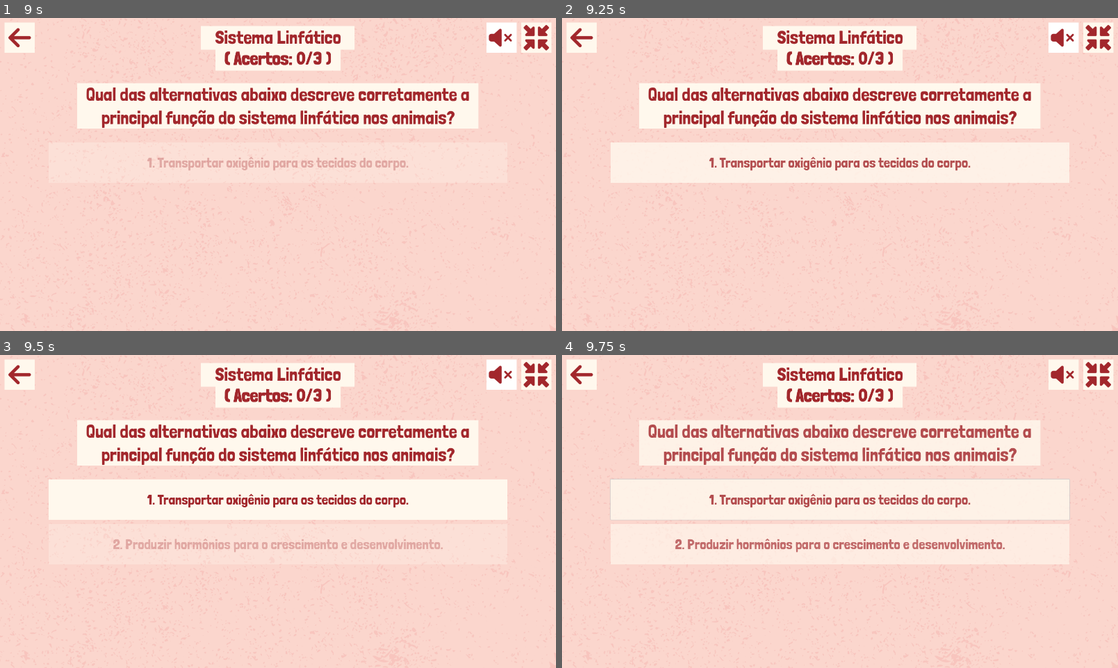
Above: before the commit, frames 1-4 (two rows, left to right).
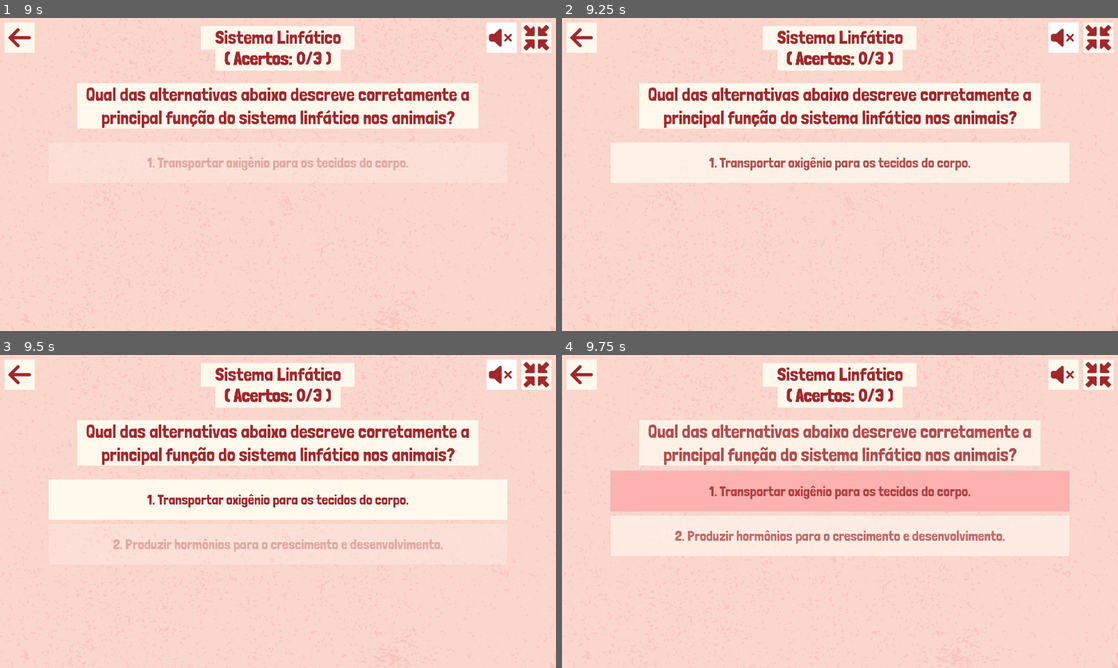
Above: after the commit, the same moments.

Repository: telmotrooper/vet-game
Game: Godot game, scene res://main.tscn
Same seed, same stepped clock (60 frames per second), same inputs: the game is played once before the commit and once after it.
Inputs (mouse positions are in pixels of both pictures, inside the frame that each line leads up to):
- Up to frame 1 (9 s): tap Enter at 0.5 s; click "JOGAR" at 1.25 s; click (533, 36) at 2 s; click "CÃES (FIGURA)" at 2.75 s; click (533, 36) at 3.5 s; click (533, 36) at 4.25 s; click (22, 36) at 5 s; click "GATOS (FIGURA)" at 5.75 s; click "SISTEMA LINFÁTICO (QUIZ)" at 6.5 s; tap Space at 8 s; click (500, 36) at 8.75 s
- Up to frame 2 (9.25 s): no input
- Up to frame 3 (9.5 s): no input
- Up to frame 4 (9.75 s): click "1. Transportar oxigênio para …" at 9.5 s

Frames 1-3 are identical in both runs. In frame 4, 14% of the frame differs, in the area x 8-92%, y 36-67%.

Commit message:
painting answers

Diff:
--- a/levels/lymphatic_system_level/answer.gd
+++ b/levels/lymphatic_system_level/answer.gd
@@ -5,7 +5,7 @@
 signal question_answered
 
 func _pressed() -> void:
-	question_answered.emit(value)
+	question_answered.emit(self, value)
 
 func freeze() -> void:
 	set_mouse_filter(MOUSE_FILTER_IGNORE)
--- a/levels/lymphatic_system_level/lymphatic_system_level.tscn
+++ b/levels/lymphatic_system_level/lymphatic_system_level.tscn
@@ -8,7 +8,9 @@
 [ext_resource type="PackedScene" uid="uid://wnlhcjcm0qc" path="res://ui/victory_panel/victory_panel.tscn" id="4_0qajo"]
 [ext_resource type="Resource" uid="uid://cacanb31t3bwl" path="res://levels/lymphatic_system_level/questions/funcao_do_sistema_linfatico.tres" id="4_omnvc"]
 [ext_resource type="Resource" uid="uid://bhiuxc5uo3b7q" path="res://levels/lymphatic_system_level/questions/filtrar_o_sangue.tres" id="5_qp137"]
+[ext_resource type="StyleBox" uid="uid://dsatbvn64tsnd" path="res://ui/correct_answer_styles.tres" id="9_kqn61"]
 [ext_resource type="Script" path="res://levels/lymphatic_system_level/answer.gd" id="9_ywt1q"]
+[ext_resource type="StyleBox" uid="uid://bvjsvoeb6x5is" path="res://ui/wrong_answer_styles.tres" id="10_02l6n"]
 
 [sub_resource type="LabelSettings" id="LabelSettings_hcqab"]
 font_size = 64
@@ -25,6 +27,8 @@
 mouse_filter = 2
 script = ExtResource("1_w7cp7")
 questions = Array[ExtResource("2_ulneb")]([ExtResource("3_7mtci"), ExtResource("4_omnvc"), ExtResource("5_qp137")])
+correct_answer = ExtResource("9_kqn61")
+wrong_answer = ExtResource("10_02l6n")
 
 [node name="Background" type="CanvasLayer" parent="."]
 layer = -2
--- a/levels/quiz_level.gd
+++ b/levels/quiz_level.gd
@@ -5,6 +5,10 @@
 var current_question: QuizQuestion
 var question_counter: int
 var score := 0
+
+@export_group("Styles")
+@export var correct_answer: StyleBox
+@export var wrong_answer: StyleBox
 
 const base_text := "[center][b]( Acertos:[/b] %d/%d )[/center]"
 
@@ -99,7 +103,16 @@
 
 	%VictoryPanel.show_panel()
 
-func _on_question_answered(value: String) -> void:
+func _on_question_answered(button: Button, value: String) -> void:
+	if value == current_question.correct_answer:
+		button.add_theme_stylebox_override("normal", correct_answer)
+	else:
+		button.add_theme_stylebox_override("normal", wrong_answer)
+		for answer in %Answers.get_children():
+			if answer.value == current_question.correct_answer:
+				answer.add_theme_stylebox_override("normal", correct_answer)
+				break
+
 	if value == current_question.correct_answer:
 		score += 1
 	update_text()
--- /dev/null
+++ b/ui/correct_answer_styles.tres
@@ -0,0 +1,9 @@
+[gd_resource type="StyleBoxFlat" format=3 uid="uid://dsatbvn64tsnd"]
+
+[resource]
+bg_color = Color(0.8, 1, 0.666667, 1)
+border_width_left = 40
+border_width_top = 40
+border_width_right = 40
+border_width_bottom = 40
+border_color = Color(0.8, 1, 0.666667, 1)
--- /dev/null
+++ b/ui/wrong_answer_styles.tres
@@ -0,0 +1,9 @@
+[gd_resource type="StyleBoxFlat" format=3 uid="uid://bvjsvoeb6x5is"]
+
+[resource]
+bg_color = Color(1, 0.666667, 0.666667, 1)
+border_width_left = 40
+border_width_top = 40
+border_width_right = 40
+border_width_bottom = 40
+border_color = Color(1, 0.666667, 0.666667, 1)
Not shown: 1 places in levels/lymphatic_system_level/lymphatic_system_level.tscn that only renumber resources
